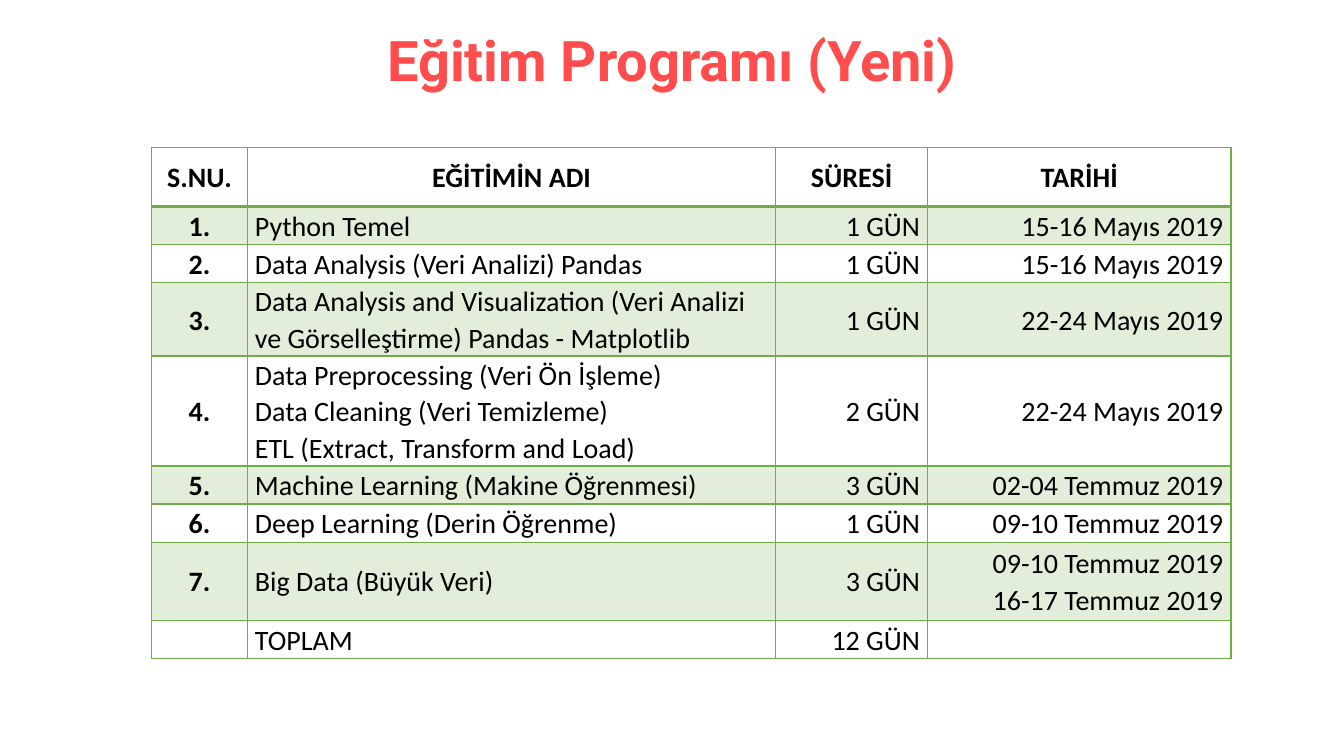
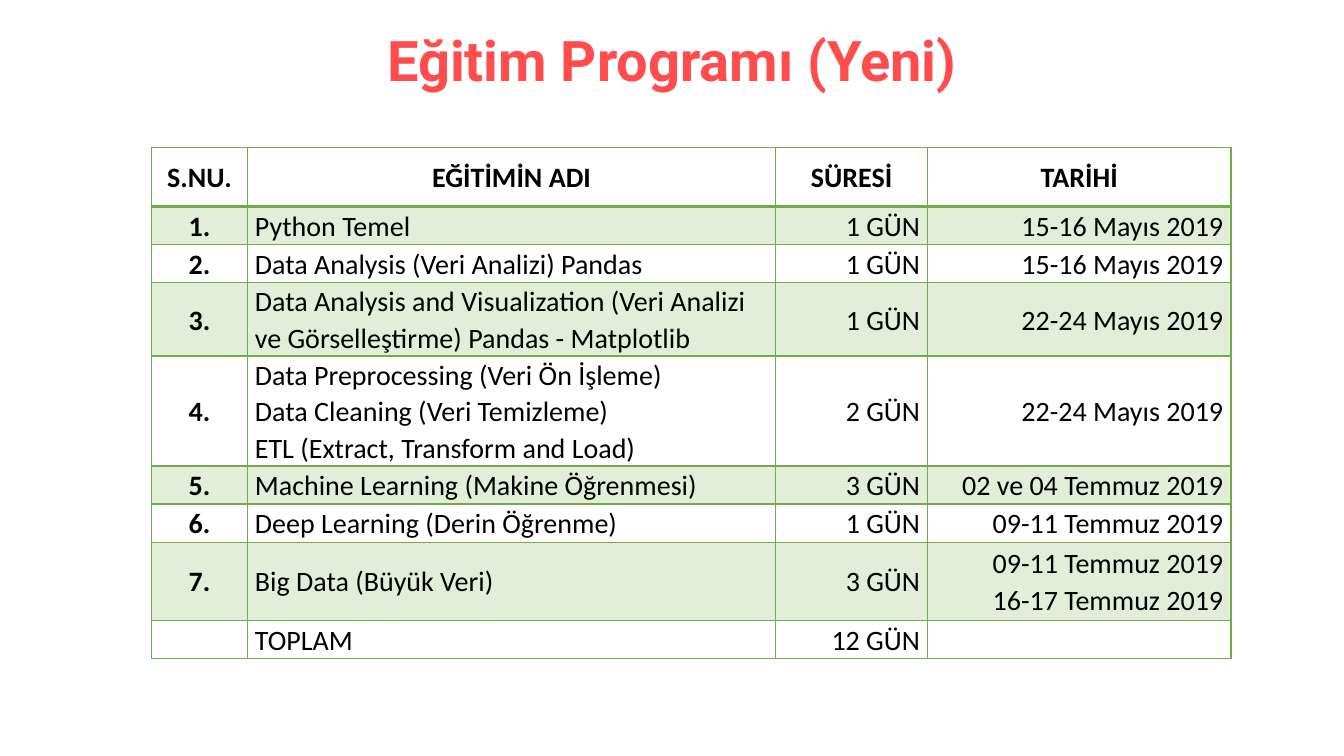
Before and after one commit to erkansirin78/preprocessing-analysis-ml-dl-big-data, a slide deck: slide 6 of acilis_sunumu.pptx. Drawn at 1344x756 pixels with LibreOffice and Linux fonts; fonts in the diff are those of the drawing. Boxes give left, top, right and bottom in pixels: in the first picture for what was removed or moved away, otherwise in the second. Text is boxed around its words. In the diff, an @@ line names an element or a change of style, - is before the commit and + after.

Commit message:
yeni dersler eklendi

```diff
--- a/acilis_sunumu.pptx
+++ b/acilis_sunumu.pptx
@@ table at (152,147,1232,655) @@
-row 6, column 4: 02-04 Temmuz 2019
+row 6, column 4: 02 ve 04 Temmuz 2019
-row 7, column 4: 09-10 Temmuz 2019
+row 7, column 4: 09-11 Temmuz 2019
-row 8, column 4: 09-10 Temmuz 2019 / 16-17 Temmuz 2019
+row 8, column 4: 09-11 Temmuz 2019 / 16-17 Temmuz 2019
```
Also in this commit, not shown: 40 other files.
